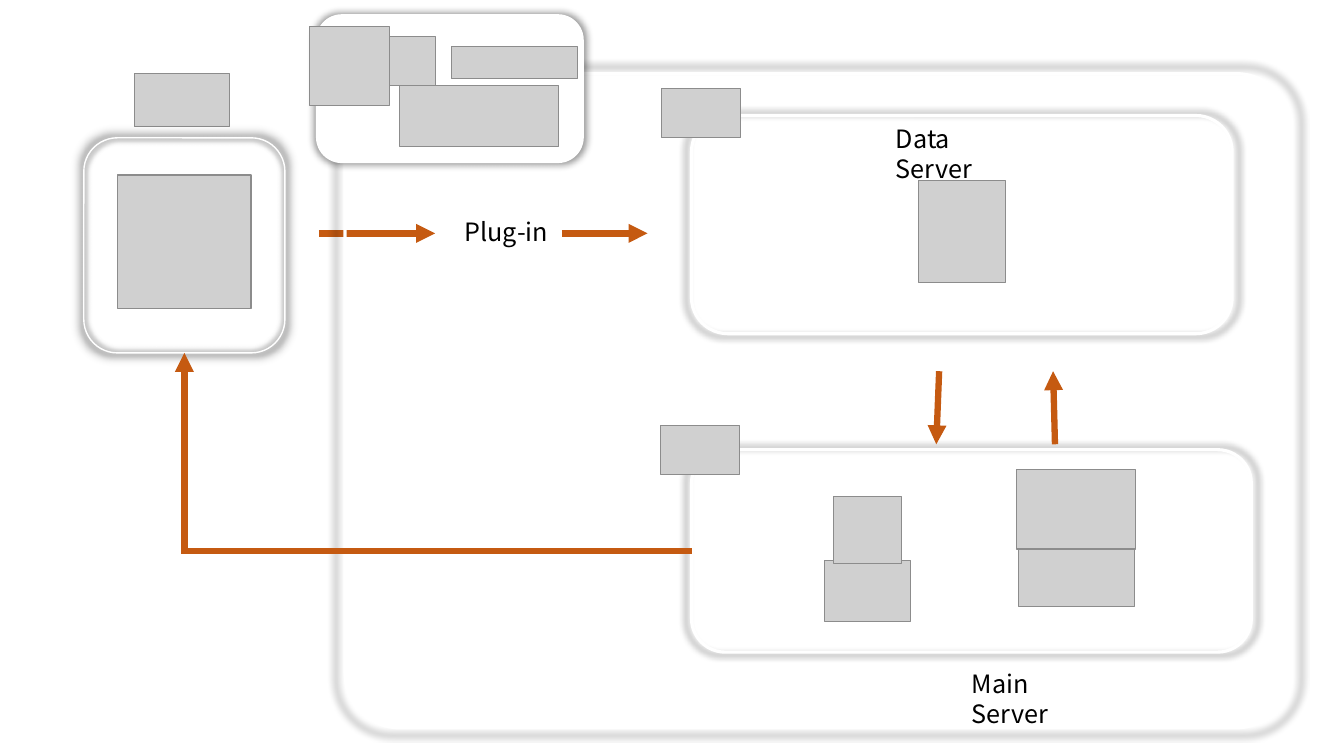
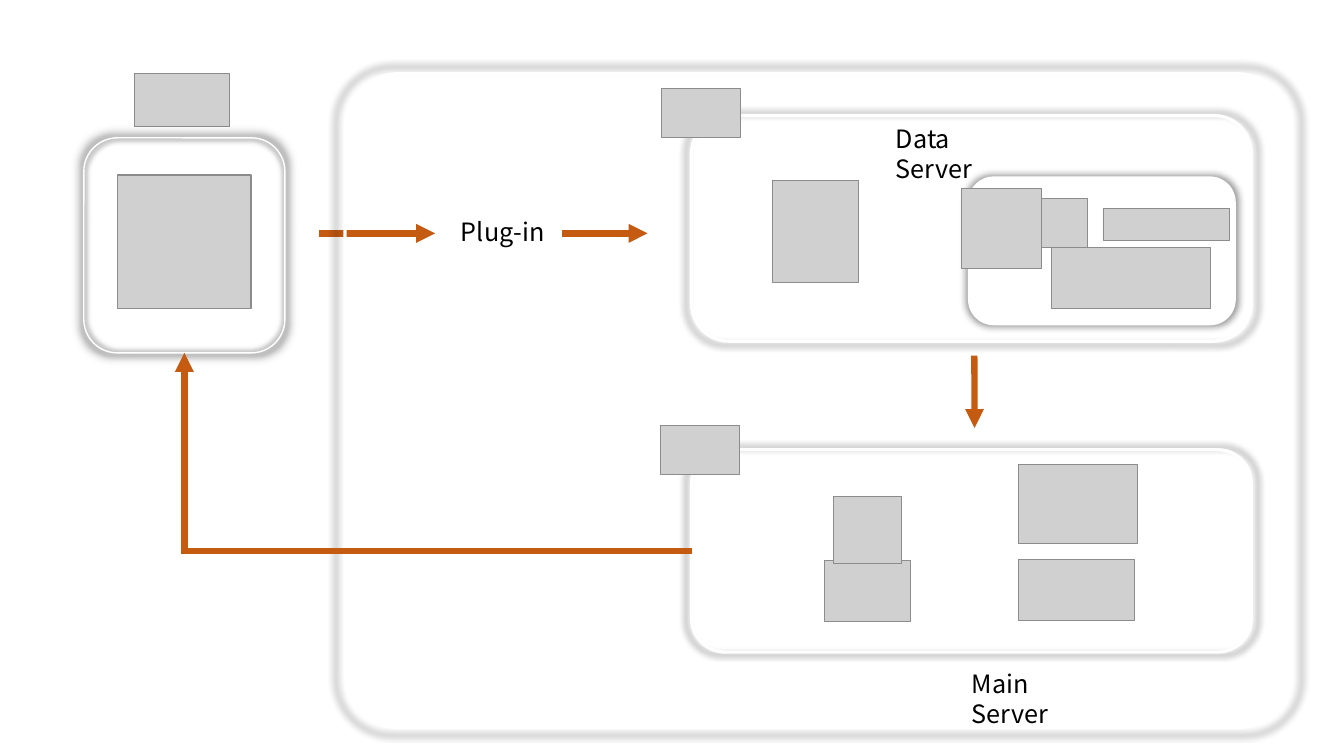
Before and after one commit to shim99887/TMI, a slide deck: slide 1 of docs/Architecture/architecture.pptm. Drawn at 1344x756 pixels with LibreOffice and Linux fonts; fonts in the diff are those of the drawing; grey boxes stand for pictures. Boxes give left, top, right and bottom in pixels: in the first picture for what was removed or moved away, otherwise in the second. Text is boxed around its words. In the diff, an @@ line names an element or a change of style, - is before the commit and + after.

```diff
--- a/docs/Architecture/architecture.pptm
+++ b/docs/Architecture/architecture.pptm
@@ rounded rectangle: place and size @@
-rounded rectangle at (692,116,1232,334)
+rounded rectangle at (692,116,1251,342)
@@ rounded rectangle: place and size @@
-rounded rectangle at (318,16,583,162)
+rounded rectangle at (970,178,1235,325)
@@ picture: place and size @@
-picture at (919,181,1005,283)
+picture at (772,181,859,283)
@@ 3 pictures: place and size @@
-3 pictures at (310,26,578,106)
+3 pictures at (962,189,1229,268)
@@ picture: place and size @@
-picture at (400,86,560,147)
+picture at (1053,248,1212,310)
@@ arrow moved from (940, 371) - (937, 445) to (975, 356) - (975, 429) @@
@@ arrow removed from (1056, 445) to (1054, 371) @@
@@ picture: place and size @@
-picture at (1017,470,1136,549)
+picture at (1018,465,1137,544)
@@ picture: place and size @@
-picture at (1018,545,1134,607)
+picture at (1018,560,1134,621)
```
Also in this commit, not shown: 2 other files.
